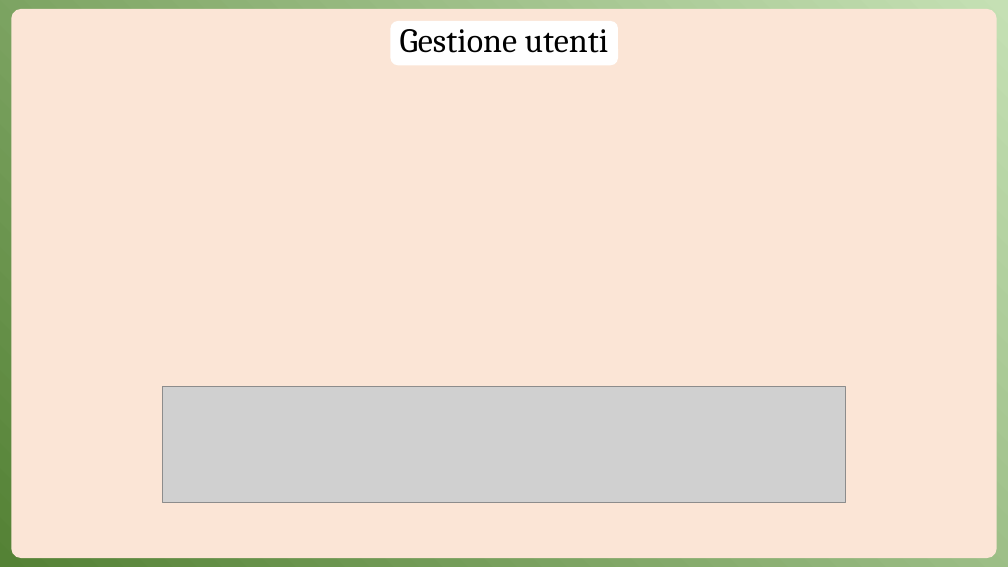
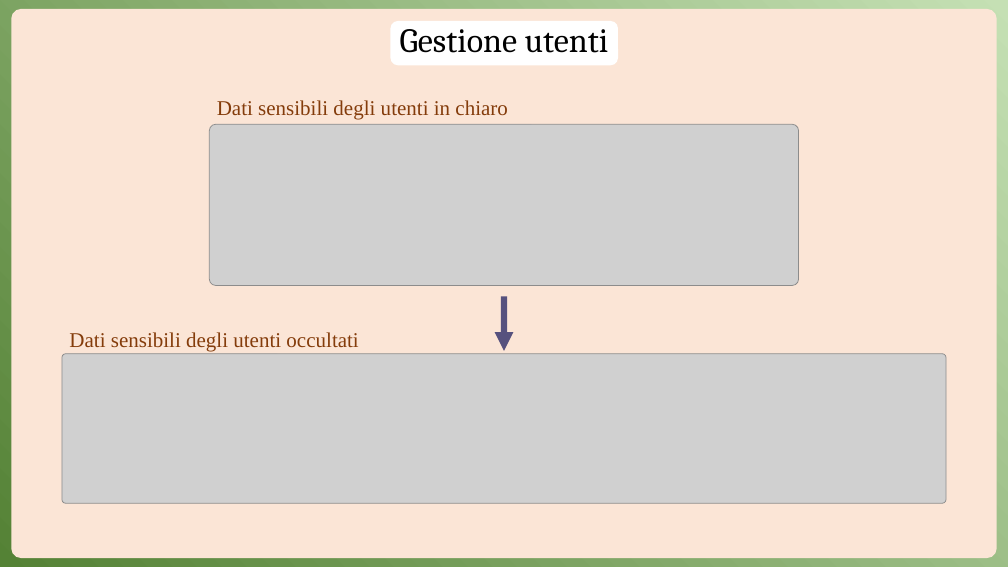
Before and after one commit to Anrighe/Tesi-Laurea-Triennale-Informatica-Unimore, a slide deck: slide 19 of Presentazione_Tesi_Triennale_Informatica_Unimore_2022_2023_Enrico_Marras_152336.pptx. Drawn at 1008x567 pixels with LibreOffice and Linux fonts; fonts in the diff are those of the drawing; grey boxes stand for pictures. Boxes give left, top, right and bottom in pixels: in the first picture for what was removed or moved away, otherwise in the second. Text is boxed around its words. In the diff, an @@ line names an element or a change of style, - is before the commit and + after.

```diff
--- a/Presentazione_Tesi_Triennale_Informatica_Unimore_2022_2023_Enrico_Marras_152336.pptx
+++ b/Presentazione_Tesi_Triennale_Informatica_Unimore_2022_2023_Enrico_Marras_152336.pptx
@@ text added at (x1=217, y1=100, x2=507, y2=120), 20 pt, text #843C0B @@
+Dati sensibili degli utenti in chiaro
@@ picture added at (x1=209, y1=124, x2=799, y2=285) @@
@@ arrow added from (504, 296) to (504, 351), #56517E 6 pt @@
@@ picture resized from (x1=162, y1=386, x2=845, y2=502) to (x1=62, y1=354, x2=946, y2=504) @@
@@ text added at (x1=69, y1=332, x2=358, y2=352), 20 pt, text #843C0B @@
+Dati sensibili degli utenti occultati
```
Also in this commit, not shown: 9 other slides changed, 1 slide added, 1 other file.
